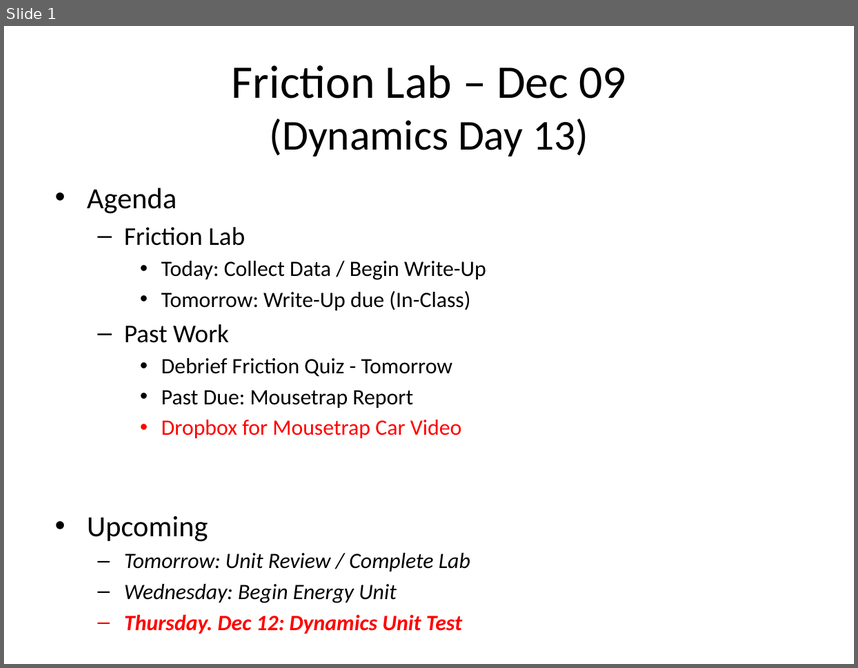
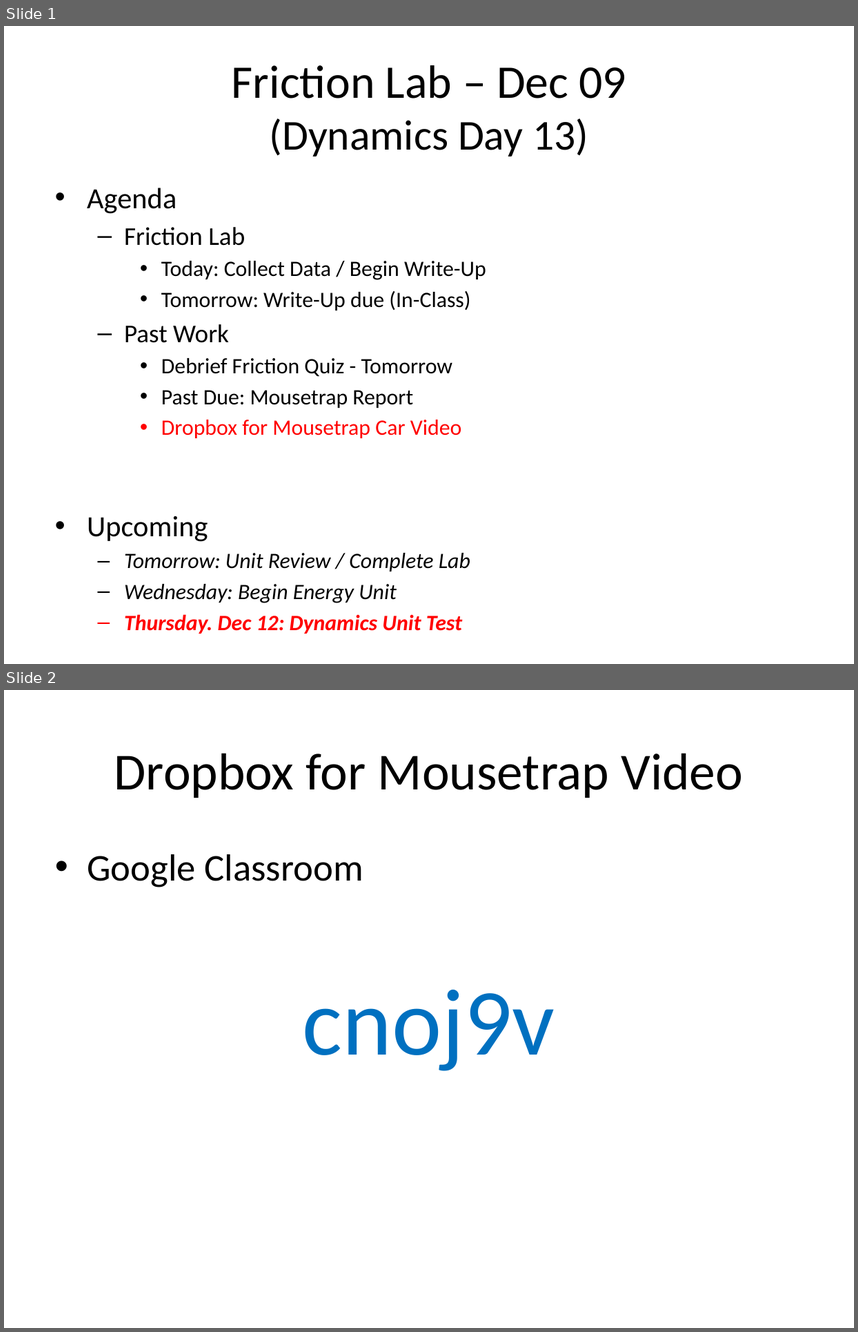
Before and after one commit to Greg5519/SPH3U0, a slide deck: Daily Agendas/Day15.1_FrictionLab.pptx. Shown one above the other, each under a label of ours: slide 1 before the commit, slides 1 and 2 after it. The pictures are 858x668 and 858x1332 pixels, drawn with LibreOffice and Linux fonts; fonts in the diff are those of the drawing. Boxes give left, top, right and bottom in pixels: in the first picture for what was removed or moved away, otherwise in the second. Text is boxed around its words. In the diff, an @@ line names an element or a change of style, - is before the commit and + after.

```diff
--- a/Daily Agendas/Day15.1_FrictionLab.pptx
+++ b/Daily Agendas/Day15.1_FrictionLab.pptx
@@ slide 2 added at <box>4,690,854,1328</box>, background #FFFFFF @@
@@ title added at <box>114,753,743,798</box>, 44 pt, text #000000 @@
+Dropbox for Mousetrap Video
@@ text added at <box>87,854,555,1071</box>, 32 pt, text #000000 @@
+• Google Classroom
+cnoj9v
```
Also in this commit, not shown: 5 other files.
